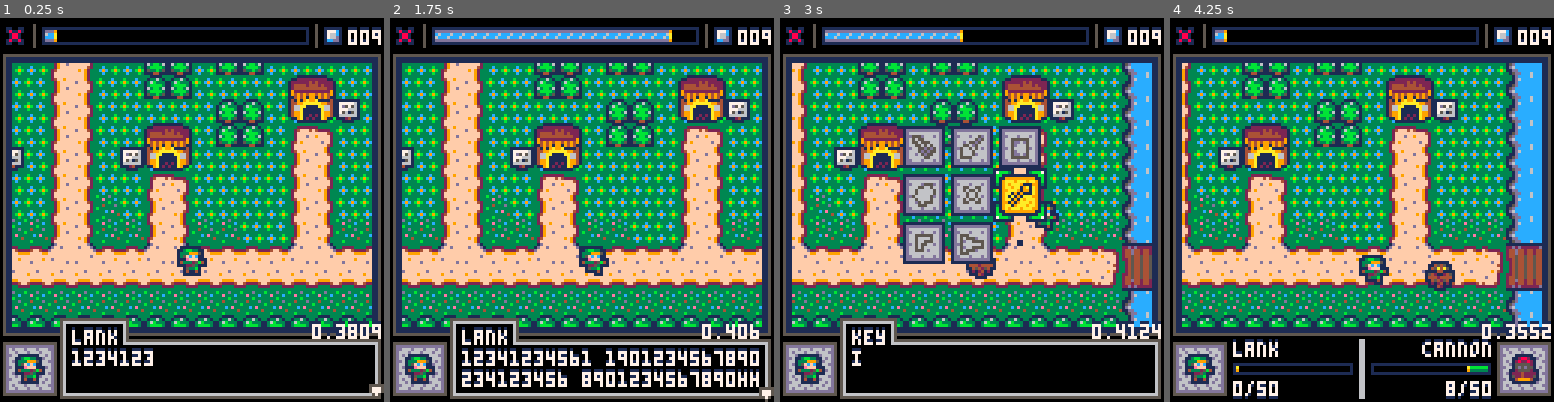
Above: before the commit, frames 1-4 (left to right).
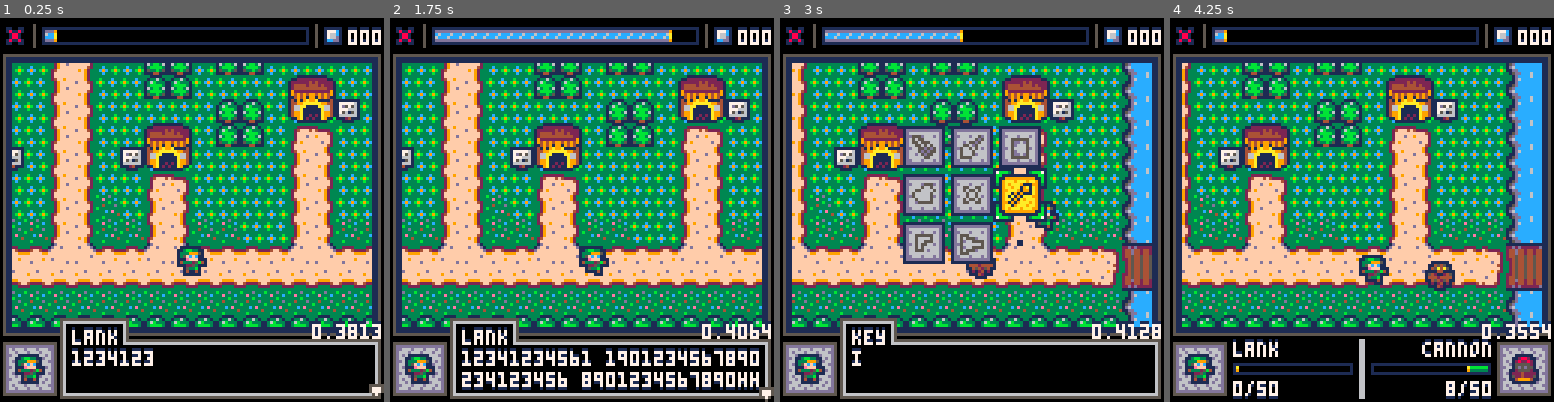
Above: after the commit, the same moments.

Repository: alanxoc3/zeldo-game
Game: PICO-8 cartridge zeldo.p8
The game is run twice, just before and just after one commit, with the same random seed, the same clock (stepped at 60 frames per second) and the same inputs.
Inputs:
- Up to frame 1 (0.25 s): no input
- Up to frame 2 (1.75 s): tap X (X key) at 0.33, 1.07 s; tap O (Z key) at 0.7, 1.7 s; hold Right from 1.6 s (still down)
- Up to frame 3 (3 s): tap X (X key) at 1.85, 2.97 s; release Right at 2.1 s; tap O (Z key) at 2.1, 2.5, 2.9 s; hold Up 2.15-2.42 s; hold Right from 2.47 s (still down)
- Up to frame 4 (4.25 s): release Right at 3.03 s; hold Left 3.08-3.58 s; tap O (Z key) at 3.3, 3.7, 4.1 s; hold Down 3.63-3.97 s; hold Right from 4.02 s (still down); tap X (X key) at 4.08 s

The runs differ from the first frame. In frame 1, 0.1% of the frame differs, in the area x 93-99%, y 3-84%; in frame 2, 1.1%, in the area x 18-100%, y 3-97%; in frame 3, 0.1%; in frame 4, less than 0.1%.

Commit message:
Todos, ideas, and squares.
Main thing here is the power "squares" file. Just created a simple
variable along with an add and delete function. I'm at about 5900 of
8200 tokens now. I could clean up a bit though. I also decided that
chickens (ducks) are no longer items, they are more like enemies and
holdable things.

Diff:
--- a/src/demo.lua
+++ b/src/demo.lua
@@ -1,6 +1,10 @@
 -- the story of zeldo
 -- amorg games
 
+-- todo: create power square item.
+-- todo: create 2 parts of lank (feet and arms).
+-- todo: create a chicken object.
+-- todo: try the "just around player" status thing (caden idea.)
 -- todo: make the top "tired" bar work.
 -- todo: top and bottom bars, modular.
 --
@@ -59,11 +63,11 @@
 -- done: enemy needs to collide with house correctly
 -- done: enemy needs to be stunned correctly again.
 -- done: enemy collide with screen edge.
--- done: field fix up. Field and gravep connect better.
+-- done: field fix up. field and gravep connect better.
 -- done: think about connecting map logic.
 -- done: connect up grave dungeon.
 -- done: connect up castle
--- done: change drawing functions to work with tl better. Incorporate tl even more.
+-- done: change drawing functions to work with tl better. incorporate tl even more.
 -- done: no double draw items
 -- done: create boomerang.
 -- done: screen shake when hitting player.
@@ -78,6 +82,10 @@
 -- done: fix tbox arrow sprite offset.
 -- done: create actor/parent more simple? no. it is good.
 -- done: create actor adds actor to g_attach.
+-- done: rethink items again. chicken is duck. duck is like enemy, but not
+--       respawnable. you can pick it up too. other items are more like
+--       interactable.
+-- done: create power square variable.
 
 -- token:
 -- 5180 5168 5166 5129 5258 5248 5244 5076 4983 5005 4994 4986 4985 4976 4965
--- a/src/inventory.lua
+++ b/src/inventory.lua
@@ -21,7 +21,7 @@
       sword    = {func=@1, sind=09, desc=$^sword:hurts bad guys.$},
       banjo    = {func=@2, sind=08, desc=$^banjo:play a sick tune!$},
       shield   = {func=@3, sind=14, desc=$^shield:be safe from enemy attacks.$},
-      brang    = {func=@4, sind=12, desc=$^brang:stun baddies. get items.h$},
+      brang    = {func=@4, sind=12, desc=$^brang:stun baddies. get items.$},
       force    = {sind=10, desc=$^sqr'force:don't let ivan take it from you!$},
       shovel   = {sind=11, desc=$^shovel:dig things up. kill the grass.$},
       bomb     = {sind=13, desc=$^bomb:only 5 power squares to blows things up!$},
--- a/src/menu.lua
+++ b/src/menu.lua
@@ -80,7 +80,7 @@
 
    -- power orbs
    spr(40, 108, 3)
-   zprint("009", 116, 4)
+   zprint(get_square_str(), 116, 4)
 
    draw_energy_bar(14,3,sin(t()/2)*60+50)
 
--- /dev/null
+++ b/src/squares.lua
@@ -0,0 +1,18 @@
+-- power squares
+g_squares = 0
+
+function add_squares(amount)
+   g_squares = min(999, g_squares + amount)
+end
+
+function remove_squares(amount)
+   if g_squares - amount >= 0 then
+      g_squares = g_squares - amount
+      return true
+   end
+end
+
+function get_square_str()
+   local new_str = "00"..g_squares
+   return sub(new_str, #new_str-2, #new_str)
+end
--- a/src/tbox.lua
+++ b/src/tbox.lua
@@ -119,8 +119,8 @@
 
       -- print the message
       batch_call(zprint, [[
-         {@1, 4, 4},
-         {@2, 4, 11}
+         {@1, 4, 4, false},
+         {@2, 4, 11, true}
       ]],
          sub(g_tbox_active.l1, 1, g_tbox_anim),
          sub(g_tbox_active.l2, 0, max(g_tbox_anim - #g_tbox_active.l1, 0))
--- a/zeldo.p8
+++ b/zeldo.p8
@@ -22,6 +22,7 @@
 #include src/move_funcs.lua
 #include src/pl.lua
 #include src/objects.lua
+#include src/squares.lua
 
 -- tests
 -- #include src/tst_logo.lua
@@ -44,13 +45,13 @@
 0c9c0b9b000000040000000e00500000000000050500005023222035066006600ddddd0000ddddd000000000000dd000000dd000000dd000000dd000000dd000
 00c000b000b00000005000000500050c00e000000500005005050320000000000000000000000000000000000000000000000000000000000000000000000000
 00000000011111100000000001111110000000000000111111111110000000001111110000000000000000000000000000000000000000000000111000000111
-00000000013a931000000000014a9410000000000000192117bbb310011111111777c100011111100111111001100110111111110022220000117710000019a1
-011111100111111001111110011111101111110011111a411bb11110017bbb311766c1001133331011666610018118101d7777d1024dd4200177779100001991
-013bb310015ddd1001244210015ddd101244210015dd14411b11000001bb11111766d10013399910166666100018810017d77d7102dded200167678101019111
-01bbbb1001ddd5100144441001ddd510144441001dd514211b10000001b110001ccdd10013fcfc101566661000188100177dd77102dedd20176667101a191000
-011a911001111110011a91100111111019a11100111111111310000001b100001111110011efff10115665100181181017777771024dd4200177771001910000
-013bb310013bb3100124421001244210124421001244210011100000013100000000000000111110011111100110011011111111002222000019111019100000
-01111110011111100111111001111110111111001111110000000000011100000000000000000000000000000000000000000000000000000011100001000000
+00000000013a931000000000014a9410000000000000192117bbb310011111111777c10001111110011111100110011011111111002222000001ac10000019a1
+011111100111111001111110011111101111110011111a411bb11110017bbb311766c1001133331011666610018118101d7777d1024dd420011aaa9100001991
+013bb310015ddd1001244210015ddd101244210015dd14411b11000001bb11111766d10013399910166666100018810017d77d7102dded201a9a9a1001019111
+01bbbb1001ddd5100144441001ddd510144441001dd514211b10000001b110001ccdd10013fcfc101566661000188100177dd77102dedd201a999a101a191000
+011a911001111110011a91100111111019a11100111111111310000001b100001111110011efff10115665100181181017777771024dd42001aaaa1001910000
+013bb310013bb3100124421001244210124421001244210011100000013100000000000000111110011111100110011011111111002222000011111019100000
+01111110011111100111111001111110111111001111110000000000011100000000000000000000000000000000000000000000000000000000000001000000
 011111100111111000000000111111111536e35101111111111111111111111003bb330003bb330003bb330003bb33000045450003cbbbc000d676000033b300
 1133331001b13b100011110017777761153ee35111555355555553555555551133399950333999503339995033399950045a4a503bbbbbb30062620005233b40
 13399910013331101116611117d57561133eee5115e3333333e3333333e3335135fcfc0035fcfc0035fcfc0035fcfc0001144110cbbbb33b00d6660003f8f830
